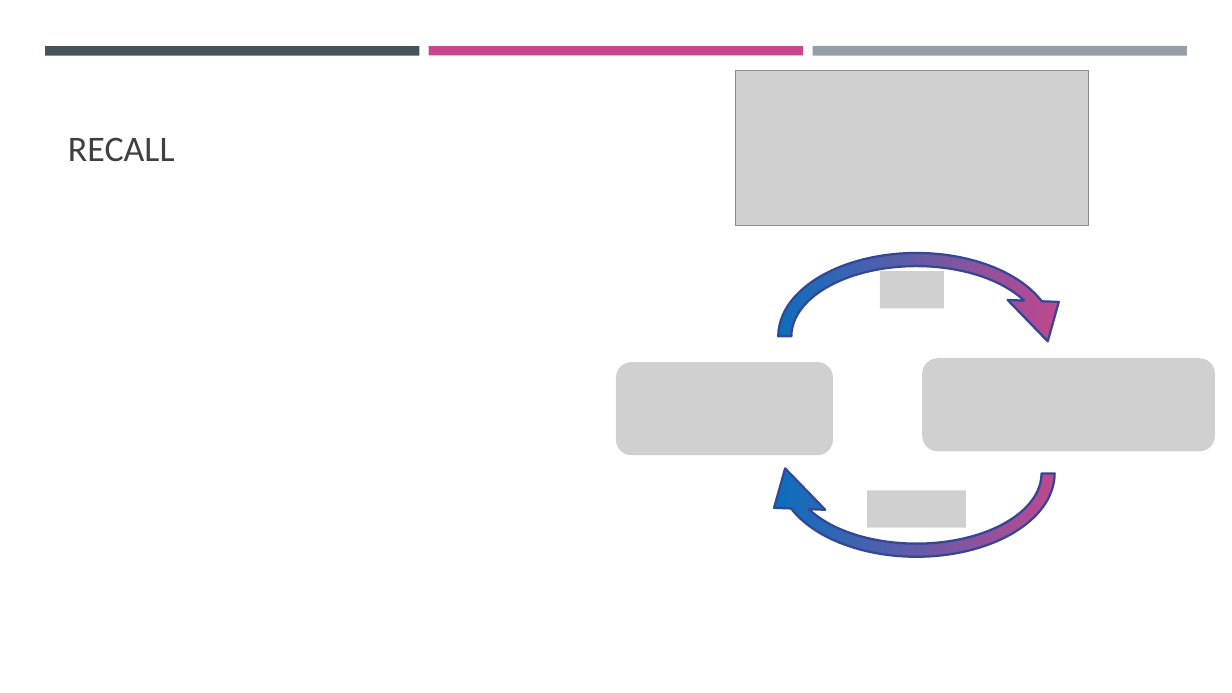
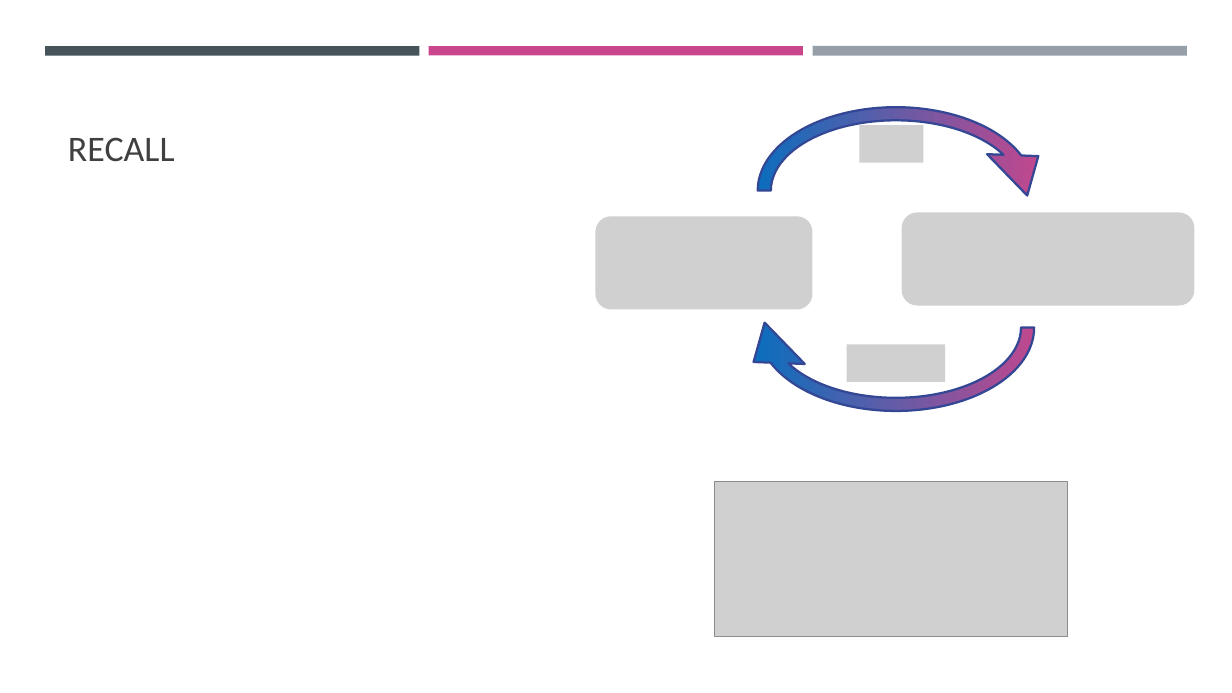
Before and after one commit to CodeJP97/QHT-2022-WoQ, a slide deck: slide 12 of Lecture.pptm. Drawn at 1232x693 pixels with LibreOffice and Linux fonts; fonts in the diff are those of the drawing; grey boxes stand for pictures. Boxes give left, top, right and bottom in pixels: in the first picture for what was removed or moved away, otherwise in the second. Text is boxed around its words. In the diff, an @@ line names an element or a change of style, - is before the commit and + after.

```diff
--- a/Lecture.pptm
+++ b/Lecture.pptm
@@ circular arrow: place and size @@
-circular arrow at (760,234,1074,439)
+circular arrow at (738,88,1053,293)
@@ circular arrow: place and size @@
-circular arrow at (760,371,1074,576)
+circular arrow at (738,226,1053,431)
@@ picture removed at (880,271,944,308) @@
@@ group added at (595,126,1195,382): 4 pictures @@
@@ picture removed at (922,359,1215,452) @@
@@ picture removed at (616,362,834,456) @@
@@ picture: place and size @@
-picture at (736,70,1089,226)
+picture at (715,482,1068,637)
@@ picture removed at (867,491,966,528) @@
```
Also in this commit, not shown: 3 other slides changed, 4 other files.
